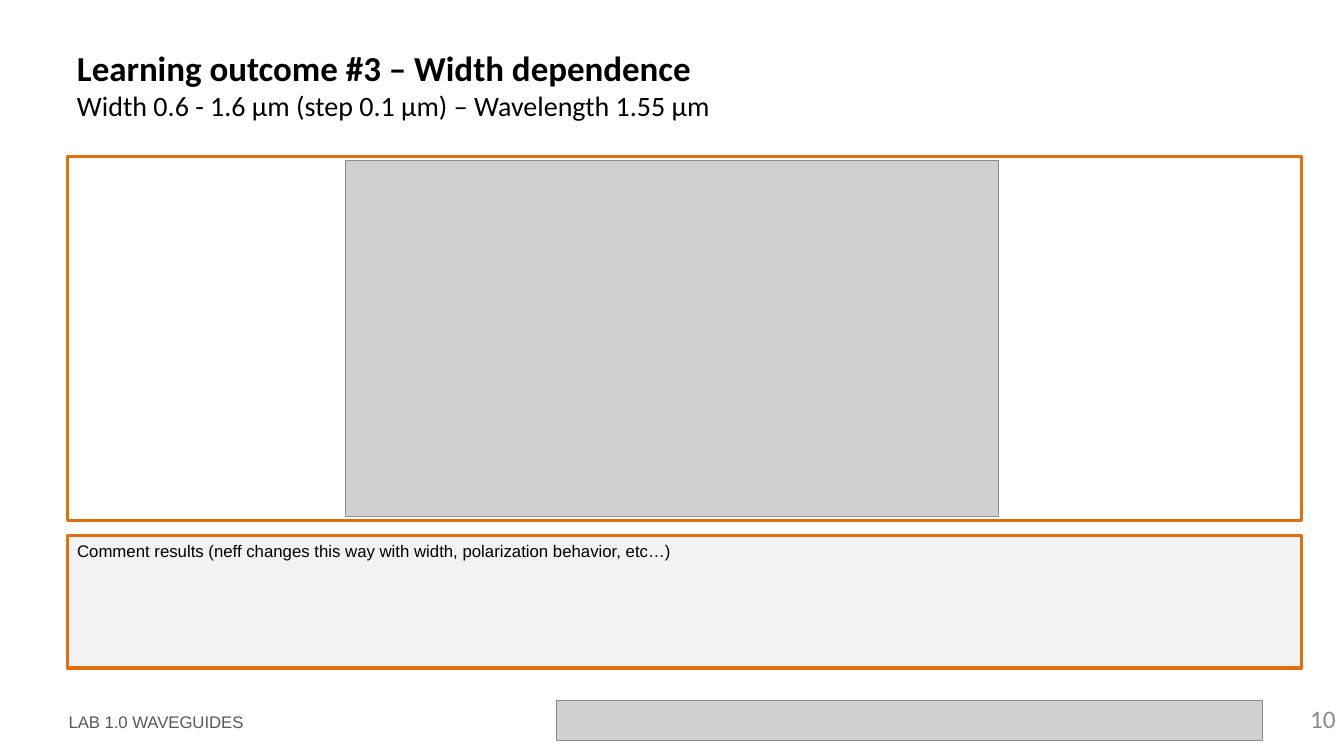
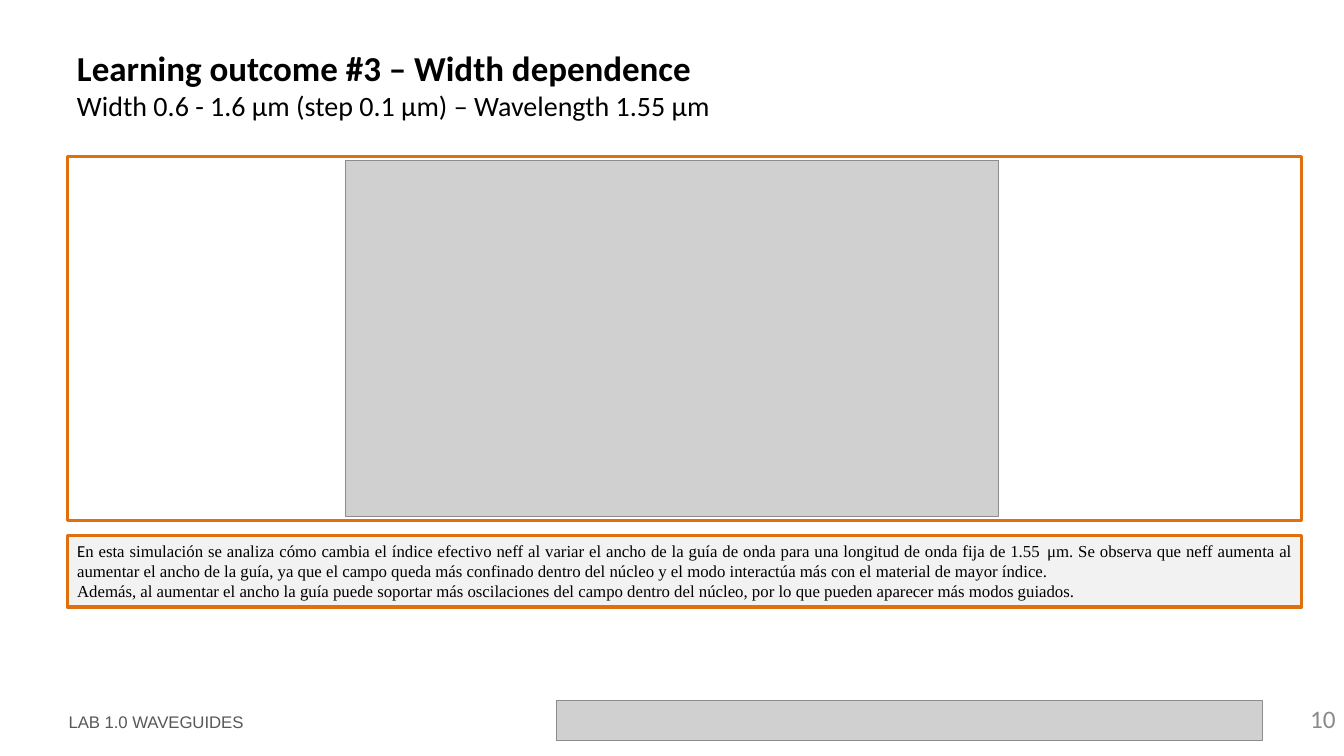
Before and after one commit to miiraandaa/cifoin-lab1, a slide deck: slide 10 of LabBook_10.pptx. Drawn at 1344x756 pixels with LibreOffice and Linux fonts; fonts in the diff are those of the drawing; grey boxes stand for pictures; background and template pictures are left out. Boxes give left, top, right and bottom in pixels: in the first picture for what was removed or moved away, otherwise in the second. Text is boxed around its words. In the diff, an @@ line names an element or a change of style, - is before the commit and + after.

```diff
--- a/LabBook_10.pptx
+++ b/LabBook_10.pptx
@@ rectangle "En esta simulación se analiza ...": place and size @@
-rectangle "En esta simulación se analiza ..." at bbox=[68, 536, 1303, 668]
+rectangle "En esta simulación se analiza ..." at bbox=[68, 536, 1303, 608]
@@ text in rectangle at bbox=[77, 545, 1291, 601]: text changed; font Arial to Times New Roman @@
-Comment results (neff changes this way with width, polarization behavior, etc…)
+En esta simulación se analiza cómo cambia el índice efectivo neff al variar el ancho de la guía de onda para una longitud de onda fija de 1.55 μm. Se observa que neff aumenta al aumentar el ancho de la guía, ya que el campo queda más confinado dentro del núcleo y el modo interactúa más con el material de mayor índice.
+Además, al aumentar el ancho la guía puede soportar más oscilaciones del campo dentro del núcleo, por lo que pueden aparecer más modos guiados.
```
Also in this commit, not shown: 8 other slides changed, 6 slides added, 1 slide removed, 2 other files.
